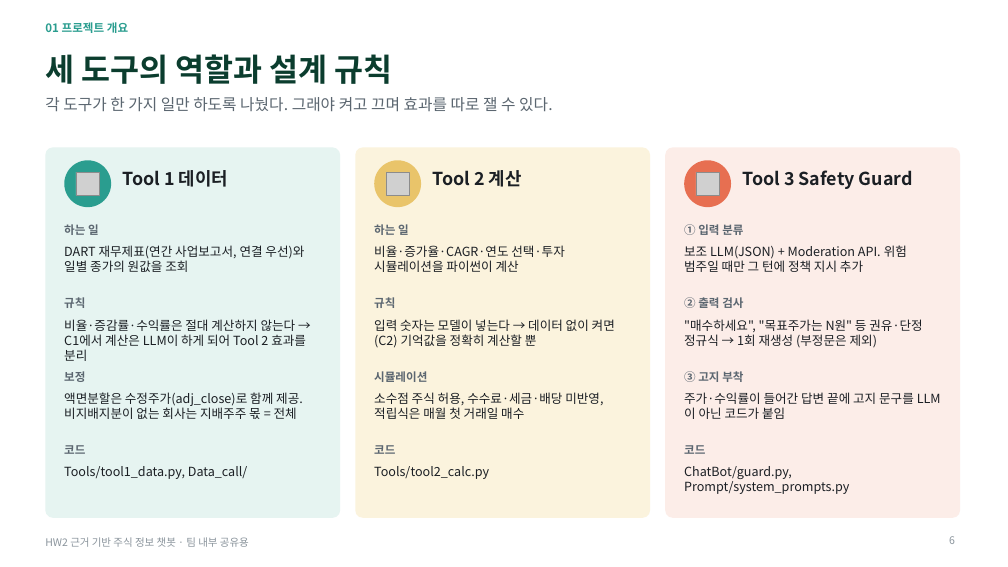
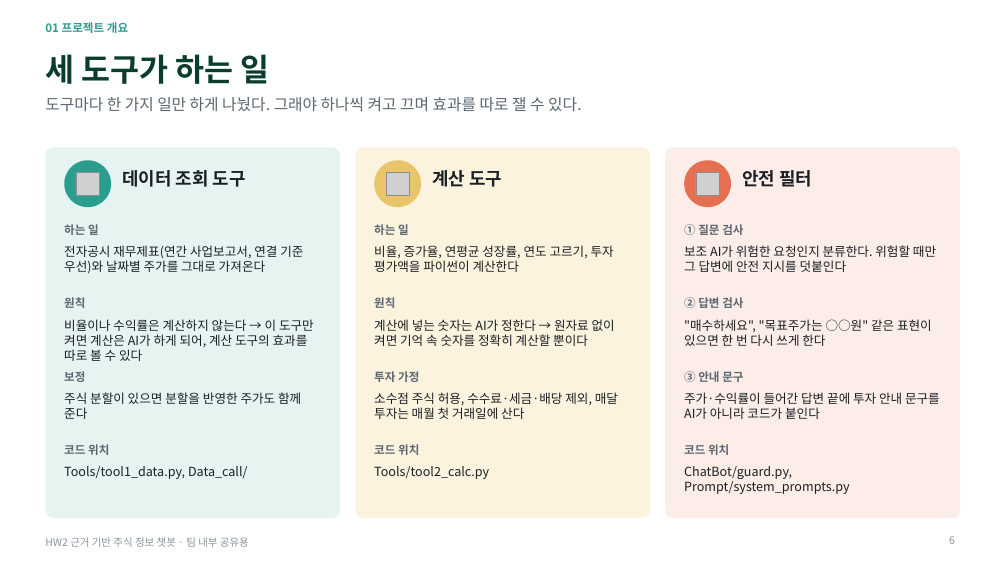
Before and after one commit to hojin9908/Stock_ChatBot, a slide deck: slide 6 of Presentation/HW2_주식챗봇_실험결과_정리.pptx. Drawn at 1008x567 pixels with LibreOffice and Linux fonts; fonts in the diff are those of the drawing; grey boxes stand for pictures. Boxes give left, top, right and bottom in pixels: in the first picture for what was removed or moved away, otherwise in the second. Text is boxed around its words. In the diff, an @@ line names an element or a change of style, - is before the commit and + after.

```diff
--- a/Presentation/HW2_주식챗봇_실험결과_정리.pptx
+++ b/Presentation/HW2_주식챗봇_실험결과_정리.pptx
@@ title at [45,54,270,84]: text changed @@
-세 도구의 역할과 설계 규칙
+세 도구가 하는 일
@@ text at [45,97,582,112]: text changed @@
-각 도구가 한 가지 일만 하도록 나눴다. 그래야 켜고 끄며 효과를 따로 잴 수 있다.
+도구마다 한 가지 일만 하게 나눴다. 그래야 하나씩 켜고 끄며 효과를 따로 잴 수 있다.
@@ text at [122,170,246,187]: text changed @@
-Tool 1 데이터
+데이터 조회 도구
@@ text at [432,170,502,187]: text changed @@
-Tool 2 계산
+계산 도구
@@ text at [742,170,812,187]: text changed @@
-Tool 3 Safety Guard
+안전 필터
@@ text at [684,224,743,235]: text changed @@
-① 입력 분류
+① 질문 검사
@@ text at [64,245,303,274]: text changed @@
-DART 재무제표(연간 사업보고서, 연결 우선)와 일별 종가의 원값을 조회
+전자공시 재무제표(연간 사업보고서, 연결 기준 우선)와 날짜별 주가를 그대로 가져온다
@@ text at [374,245,614,272]: text changed @@
-비율·증가율·CAGR·연도 선택·투자 시뮬레이션을 파이썬이 계산
+비율, 증가율, 연평균 성장률, 연도 고르기, 투자 평가액을 파이썬이 계산한다
@@ text at [684,245,936,272]: text changed @@
-보조 LLM(JSON) + Moderation API. 위험 범주일 때만 그 턴에 정책 지시 추가
+보조 AI가 위험한 요청인지 분류한다. 위험할 때만 그 답변에 안전 지시를 덧붙인다
@@ text at [64,297,85,308]: text changed @@
-규칙
+원칙
@@ text at [374,297,395,308]: text changed @@
-규칙
+원칙
@@ text at [684,297,743,308]: text changed @@
-② 출력 검사
+② 답변 검사
@@ text at [64,319,314,361]: text changed @@
-비율·증감률·수익률은 절대 계산하지 않는다 → C1에서 계산은 LLM이 하게 되어 Tool 2 효과를 분리
+비율이나 수익률은 계산하지 않는다 → 이 도구만 켜면 계산은 AI가 하게 되어, 계산 도구의 효과를 따로 볼 수 있다
@@ text at [374,319,615,346]: text changed @@
-입력 숫자는 모델이 넣는다 → 데이터 없이 켜면(C2) 기억값을 정확히 계산할 뿐
+계산에 넣는 숫자는 AI가 정한다 → 원자료 없이 켜면 기억 속 숫자를 정확히 계산할 뿐이다
@@ text at [684,319,932,346]: text changed @@
-"매수하세요", "목표주가는 N원" 등 권유·단정 정규식 → 1회 재생성 (부정문은 제외)
+"매수하세요", "목표주가는 ○○원" 같은 표현이 있으면 한 번 다시 쓰게 한다
@@ text at [374,371,419,382]: text changed @@
-시뮬레이션
+투자 가정
@@ text at [684,371,743,382]: text changed @@
-③ 고지 부착
+③ 안내 문구
@@ text at [64,392,301,419]: text changed @@
-액면분할은 수정주가(adj_close)로 함께 제공. 비지배지분이 없는 회사는 지배주주 몫 = 전체
+주식 분할이 있으면 분할을 반영한 주가도 함께 준다
@@ text at [374,392,618,419]: text changed @@
-소수점 주식 허용, 수수료·세금·배당 미반영, 적립식은 매월 첫 거래일 매수
+소수점 주식 허용, 수수료·세금·배당 제외, 매달 투자는 매월 첫 거래일에 산다
@@ text at [684,392,940,419]: text changed @@
-주가·수익률이 들어간 답변 끝에 고지 문구를 LLM이 아닌 코드가 붙임
+주가·수익률이 들어간 답변 끝에 투자 안내 문구를 AI가 아니라 코드가 붙인다
@@ text at [64,444,109,455]: text changed @@
-코드
+코드 위치
@@ text at [374,444,419,455]: text changed @@
-코드
+코드 위치
@@ text at [684,444,729,455]: text changed @@
-코드
+코드 위치
```
Also in this commit, not shown: 32 other slides changed, 1 slide added, 1 slide removed.
